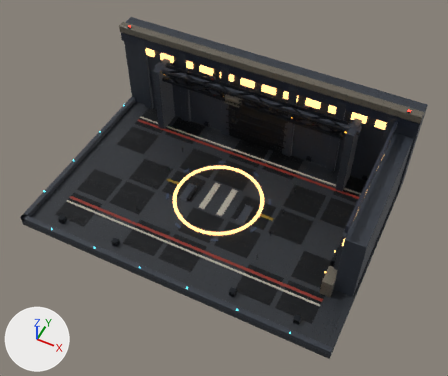
One commit to the glTF model assets/ships/parts/places/place_dock_interior_military.glb: the scene before it, then after it.
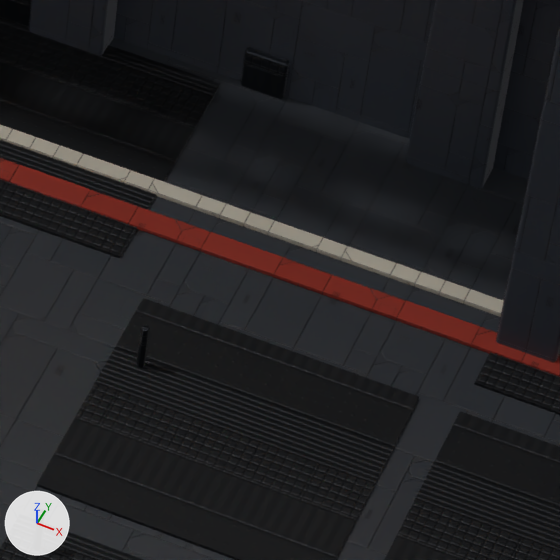
The first picture shows the older version from a 50 mm camera at (30.6, -59.2, 73.8) aimed at (2.0, -2.0, 2.3). The close-ups show the older and then the newer version on the part from 62% to 76% of the width and 40% to 57% of the height of that picture. Only the edits that show in the close-ups are written down. The axes (+X, +Y, +Z) are drawn at lower left. The lights are the same throughout. Where no turn or scale is listed for an object, it has been applied to the vertices. Vertices at exactly the same position are counted once.

The older version as bpy lines, for what is in view:
```python
me_lod0_armor = bpy.data.meshes.new('LOD0_Armor')
me_lod0_armor.from_pydata(...)  # 1896 vertices, 3728 faces; spans x -26.0..26.0, y -18.0..18.0, z -3.9..13.1
me_lod0_armor.materials.append(mat_material_armor)
me_lod0_hull_deck = bpy.data.meshes.new('LOD0_Hull_deck')
me_lod0_hull_deck.from_pydata(...)  # 96 vertices, 188 faces; spans x -26.0..26.0, y -18.0..18.0, z -4.4..-3.4
me_lod0_hull_deck.materials.append(mat_material_hull_deck)
me_lod0_mechanical = bpy.data.meshes.new('LOD0_Mechanical')
me_lod0_mechanical.from_pydata(...)  # 2880 vertices, 5496 faces; spans x -24.3..24.3, y -15.6..15.6, z -3.4..13.7
me_lod0_mechanical.materials.append(mat_material_mechanical)
ob_lod0_armor = bpy.data.objects.new('LOD0_Armor', me_lod0_armor)
ob_lod0_armor.location = (0.0, 0.0, 0.0)
ob_lod0_hull_deck = bpy.data.objects.new('LOD0_Hull_deck', me_lod0_hull_deck)
ob_lod0_hull_deck.location = (0.0, 0.0, 0.0)
ob_lod0_mechanical = bpy.data.objects.new('LOD0_Mechanical', me_lod0_mechanical)
ob_lod0_mechanical.location = (0.0, 0.0, 0.0)
# also in view: 'LOD0_MechanicalDark' at (0.0, 0.0, 2.0); 'LOD0_Hull_line_white' at (0.0, 0.0, -3.4); 'LOD0_Hull_line_red' at (0.0, 0.0, -3.4)
```
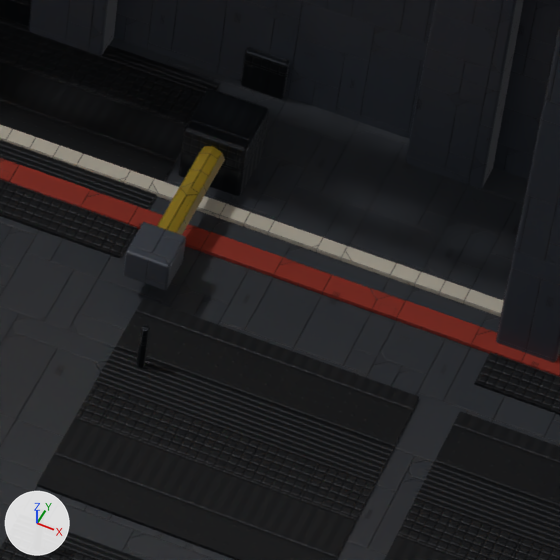
Changed parts and their boxes (x1, y1, x2, y2) in the close-ups (560 x 560 px):
'LOD0_MOTION_DOCK_UMBILICAL_Armor', added: after (123, 222, 186, 290)
'LOD0_MOTION_DOCK_UMBILICAL_Warning', added (brown): after (157, 146, 225, 235)
part 1 of me_lod0_mechanical, added: after (178, 89, 269, 196)

Edits to the bpy script that builds the scene:
```text
Change me_lod0_mechanical:
    used by ob_lod0_mechanical; location = (0.0, 0.0, 0.0)
    remove me_lod0_mechanical.from_pydata(...)  # 2880 vertices, 5496 faces; spans x -24.3..24.3, y -15.6..15.6, z -3.4..13.7
    add me_lod0_mechanical.from_pydata(...)  # 2976 vertices, 5684 faces; spans x -24.3..24.3, y -15.6..15.6, z -3.6..13.7
    me_lod0_mechanical part 1: the loose piece of 96 vertices spanning x 9.6..10.4, y 14.8..15.6, z -3.4..-2.4 is copied, and the copy is scaled about its middle by (1.45, 1.45, 1.51), then moved by (0.0, -2.6, 0.1); it spans x 9.4..10.6, y 12.0..13.2, z -3.6..-2.1
Add me_lod0_motion_dock_umbilical_warning:
    me_lod0_motion_dock_umbilical_warning.from_pydata(...)  # 192 vertices, 380 faces; spans x 9.74..10.26, y 9.2..12.0, z -2.85..-2.33
    me_lod0_motion_dock_umbilical_warning.materials.append(mat_material_warning)
Add me_lod0_motion_dock_umbilical_armor:
    me_lod0_motion_dock_umbilical_armor.from_pydata(...)  # 96 vertices, 188 faces; spans x 9.55..10.45, y 8.55..9.45, z -2.94..-2.24
    me_lod0_motion_dock_umbilical_armor.materials.append(mat_material_armor)
Add ob_lod0_motion_dock_umbilical_warning:
    ob_lod0_motion_dock_umbilical_warning = bpy.data.objects.new('LOD0_MOTION_DOCK_UMBILICAL_Warning', me_lod0_motion_dock_umbilical_warning)
    ob_lod0_motion_dock_umbilical_warning.location = (0.0, 0.0, 0.0)
Add ob_lod0_motion_dock_umbilical_armor:
    ob_lod0_motion_dock_umbilical_armor = bpy.data.objects.new('LOD0_MOTION_DOCK_UMBILICAL_Armor', me_lod0_motion_dock_umbilical_armor)
    ob_lod0_motion_dock_umbilical_armor.location = (0.0, 0.0, 0.0)
```
